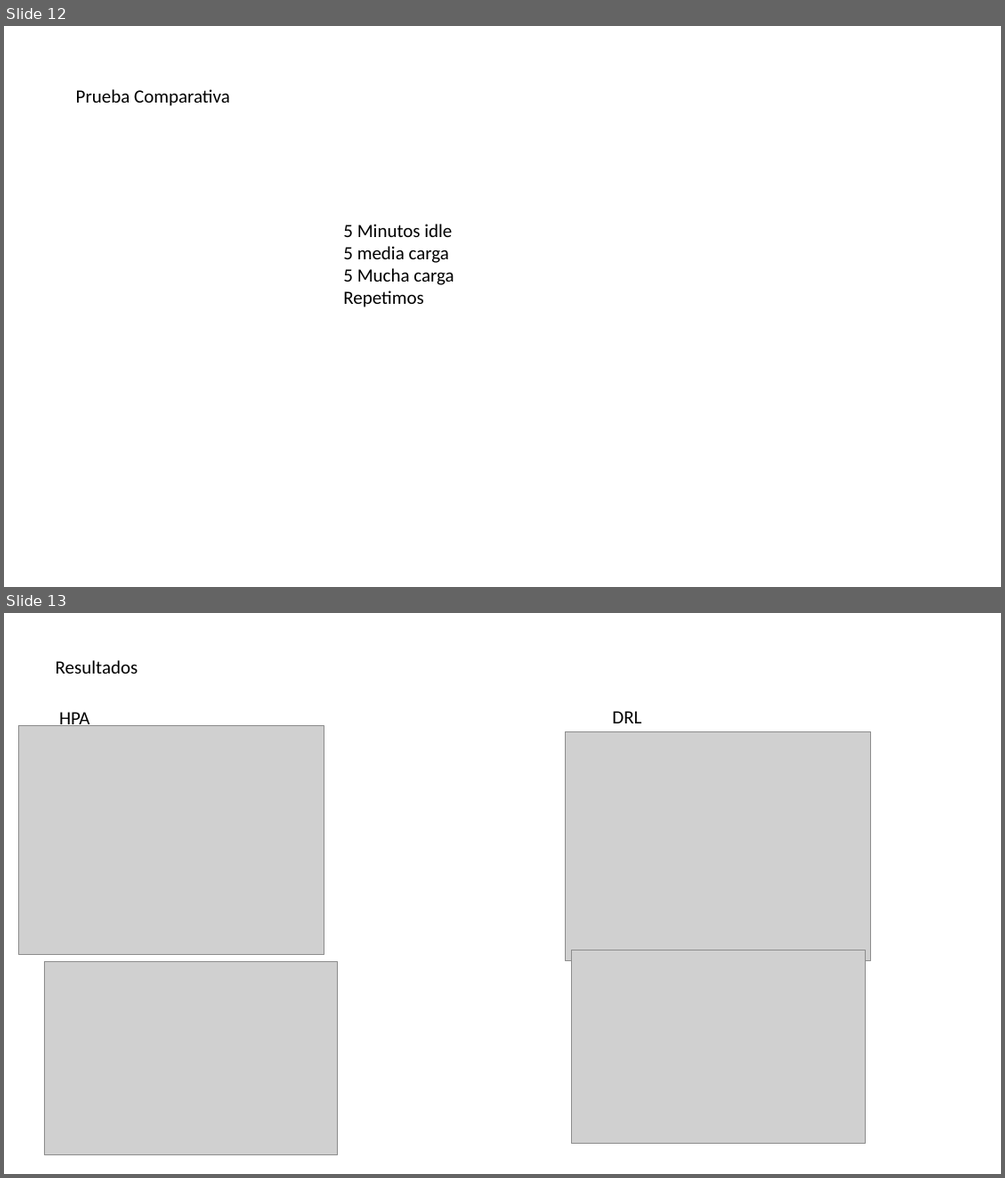
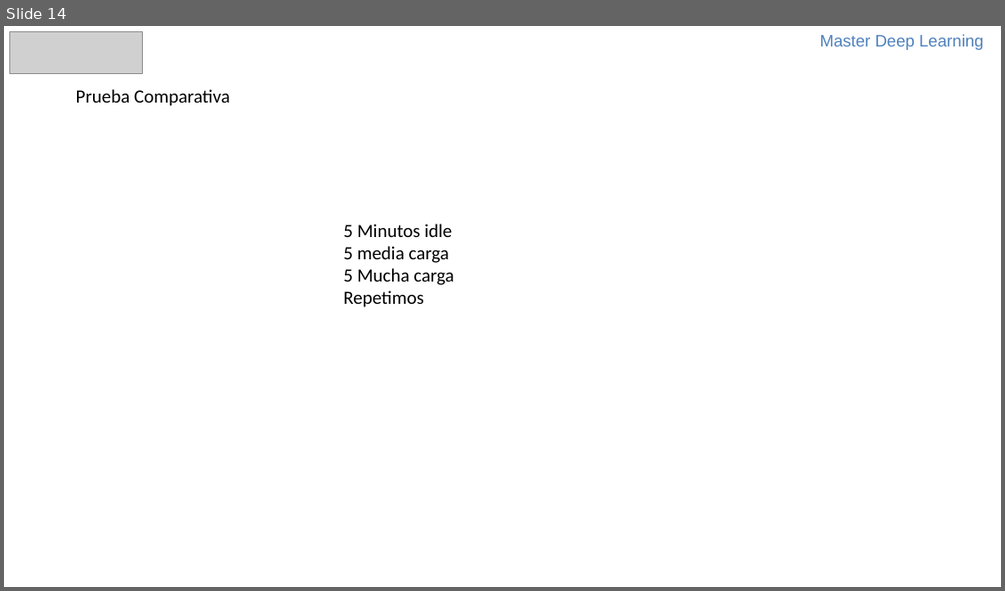
Before and after one commit to mlalandag/HPAwDRL, a slide deck: doc/HpaWithDrl.pptx. Shown one above the other, each under a label of ours: slides 12 and 13 before the commit, slide 14 after it. The pictures are 1005x1178 and 1005x591 pixels, drawn with LibreOffice and Linux fonts; fonts in the diff are those of the drawing; grey boxes stand for pictures. Boxes give left, top, right and bottom in pixels: in the first picture for what was removed or moved away, otherwise in the second. Text is boxed around its words. In the diff, an @@ line names an element or a change of style, - is before the commit and + after.

```diff
--- a/doc/HpaWithDrl.pptx
+++ b/doc/HpaWithDrl.pptx
@@ slide 13 removed at <box>4,613,1001,1174</box>, background #FFFFFF @@
@@ text removed at <box>56,660,138,674</box> @@
-Resultados
@@ text removed at <box>59,709,90,726</box> @@
-HPA
@@ text removed at <box>612,711,641,723</box> @@
-DRL
@@ picture removed at <box>18,725,324,954</box> @@
@@ picture removed at <box>566,732,871,961</box> @@
@@ picture removed at <box>572,949,866,1143</box> @@
@@ picture removed at <box>44,962,339,1154</box> @@
@@ what was slide 12 is now slide 14 @@
@@ slide 14 changed as well @@
@@ picture added at <box>9,31,142,73</box> @@
@@ text added at <box>820,34,983,50</box>, 16 pt, text #4F81BD @@
+Master Deep Learning
```
Also in this commit, not shown: 7 other slides changed, 8 slides added, 5 other slides removed, 1 other file.
